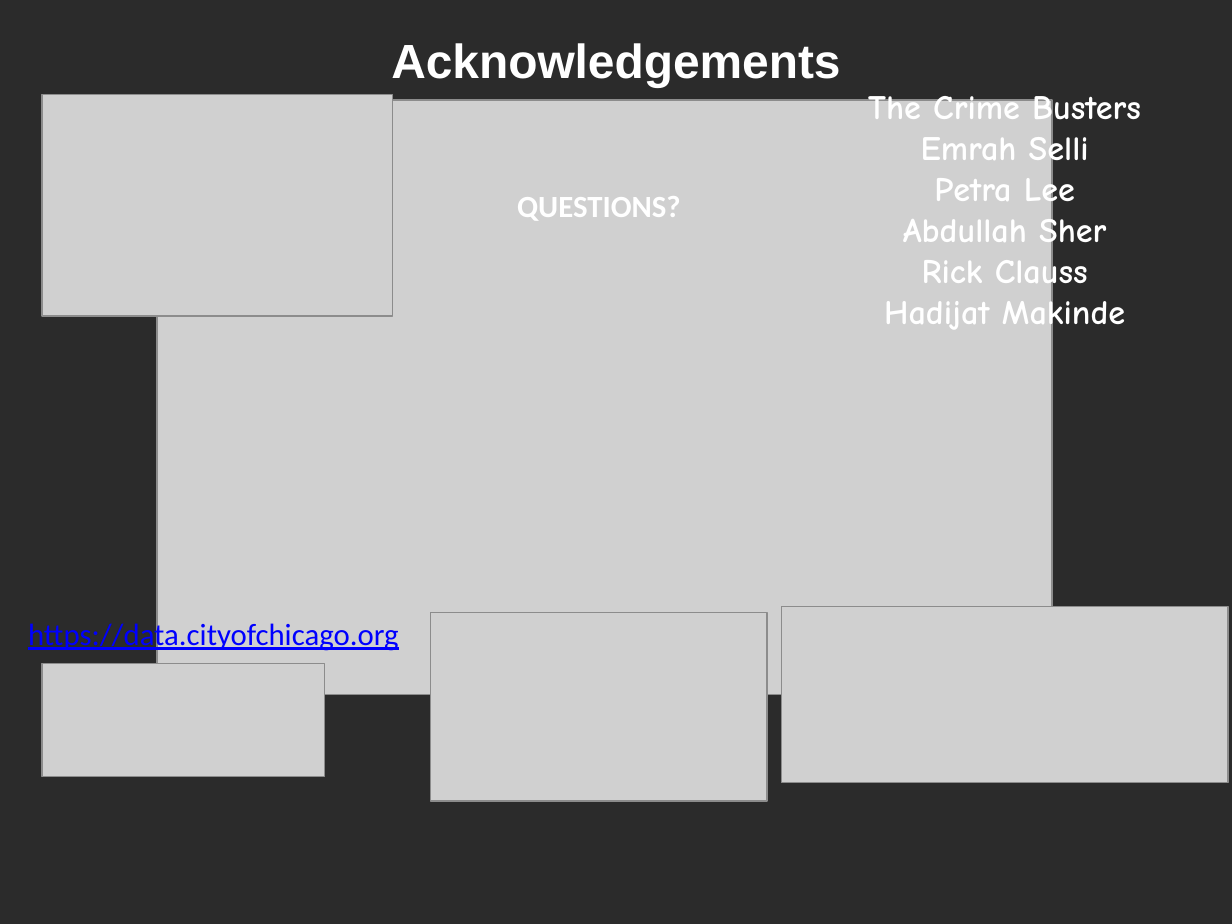
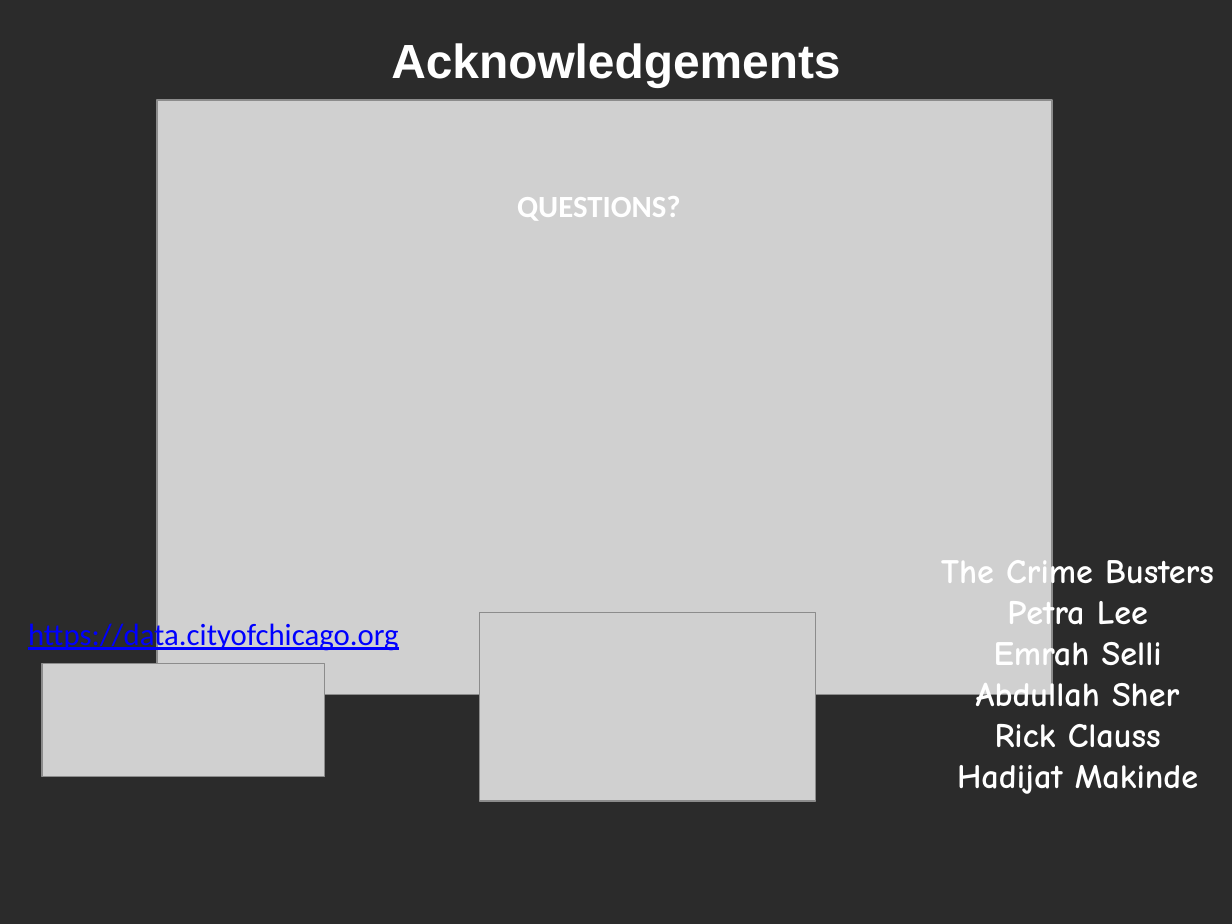
Before and after one commit to PetraLee2019/Crime-Anyltics, a slide deck: slide 8 of Crime_Busters_Presentation.pptx. Drawn at 1232x924 pixels with LibreOffice and Linux fonts; fonts in the diff are those of the drawing; grey boxes stand for pictures; background and template pictures are left out; a plain dark background stands for a picture behind light text. Boxes give left, top, right and bottom in pixels: in the first picture for what was removed or moved away, otherwise in the second. Text is boxed around its words. In the diff, an @@ line names an element or a change of style, - is before the commit and + after.

```diff
--- a/Crime_Busters_Presentation.pptx
+++ b/Crime_Busters_Presentation.pptx
@@ picture removed at (42,95,392,317) @@
@@ text at (934,171,1075,212): paragraph removed @@
-Petra Lee
@@ text "The Crime Busters": place and size @@
-text "The Crime Busters" at (868,89,1141,335)
+text "The Crime Busters" at (941,553,1214,794)
@@ text at (1007,594,1148,635): paragraph added @@
+Petra Lee
@@ picture: place and size @@
-picture at (431,612,768,801)
+picture at (479,612,816,801)
@@ picture removed at (781,606,1227,782) @@
```
Also in this commit, not shown: 5 other slides changed, 4 other files.
